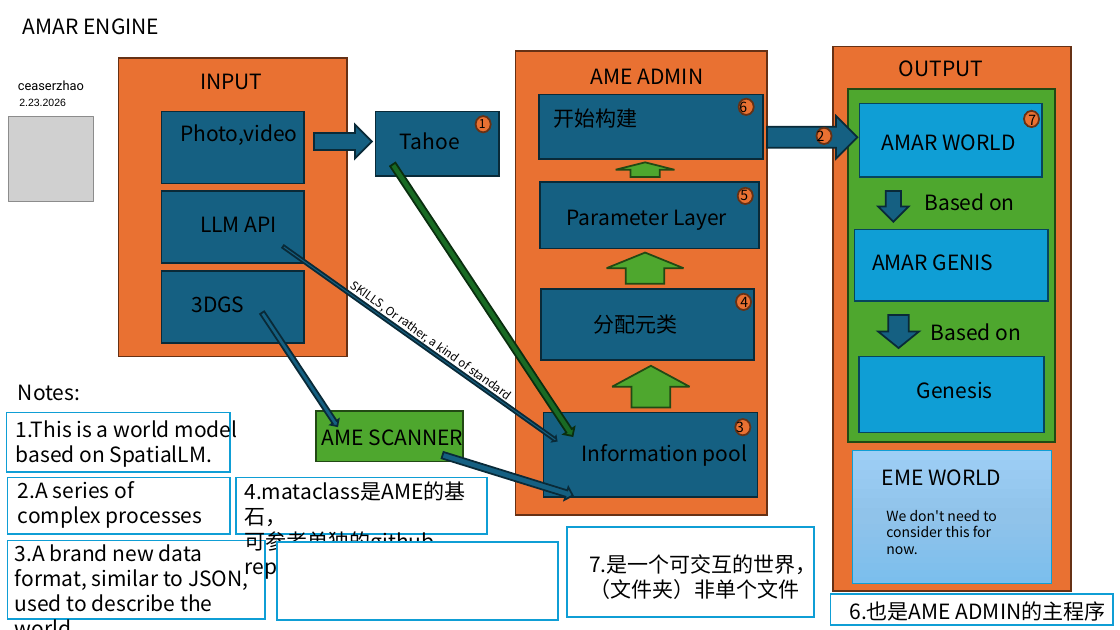
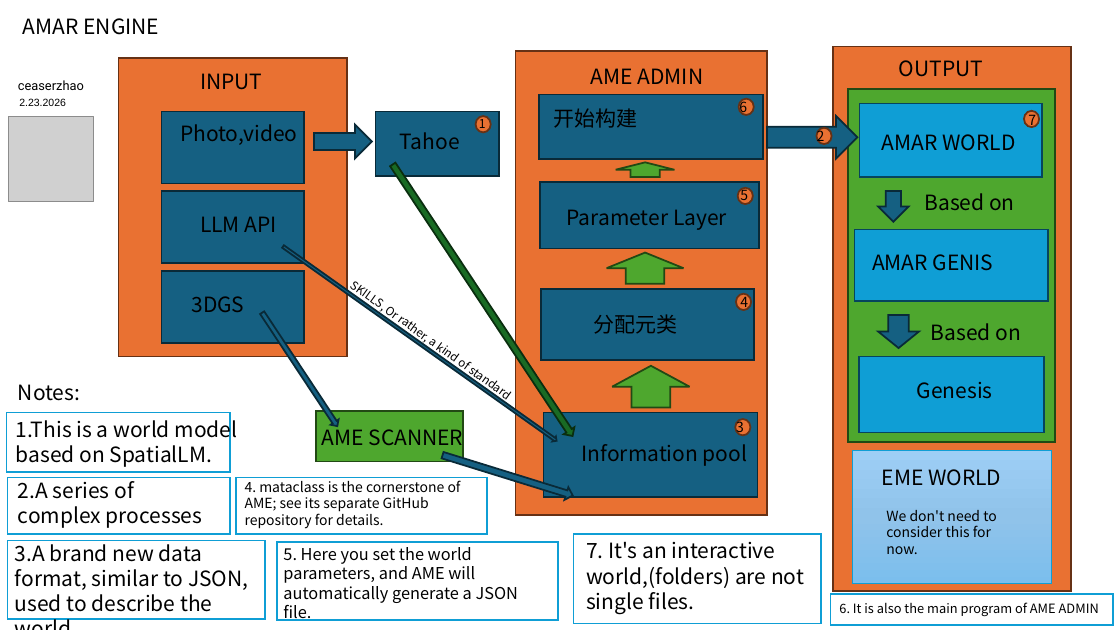
Before and after one commit to Oasis-Company/AMAR-Engine, a slide deck: slide 2 of docs/amar engine structure.pptx. Drawn at 1120x630 pixels with LibreOffice and Linux fonts; fonts in the diff are those of the drawing; grey boxes stand for pictures. Boxes give left, top, right and bottom in pixels: in the first picture for what was removed or moved away, otherwise in the second. Text is boxed around its words. In the diff, an @@ line names an element or a change of style, - is before the commit and + after.

```diff
--- a/docs/amar engine structure.pptx
+++ b/docs/amar engine structure.pptx
@@ text at [245,480,461,529]: text changed; size 18 to 12 pt @@
-4.mataclass是AME的基石，
-可参考单独的github repo
+4. mataclass is the cornerstone of AME; see its separate GitHub repository for details.
@@ rectangle: place and size @@
-rectangle at [567,528,814,618]
+rectangle at [574,534,821,624]
@@ text added at [283,547,518,621], 14 pt, text #000000 @@
+5. Here you set the world parameters, and AME will automatically generate a JSON file.
@@ text at [586,541,804,614]: text changed @@
-7.是一个可交互的世界，
-（文件夹）非单个文件
+7. It's an interactive world,(folders) are not single files.
@@ text at [839,602,1099,617]: text changed; size 18 to 11 pt @@
-6.也是AME ADMIN的主程序
+6. It is also the main program of AME ADMIN
```
Also in this commit, not shown: 2 other files.
